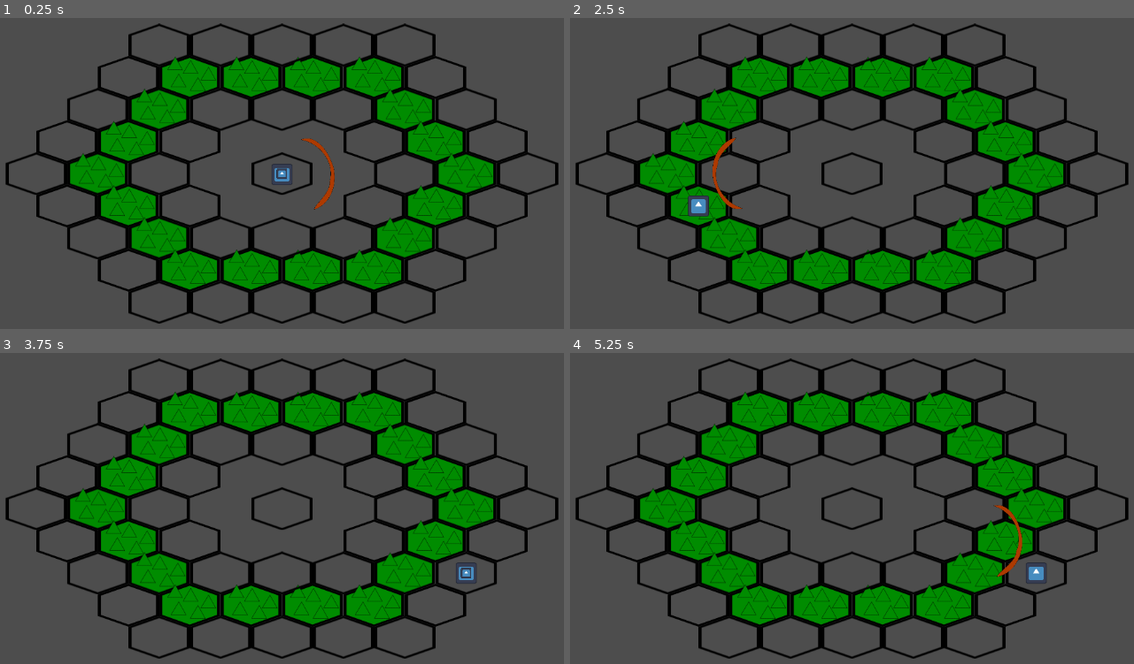
Above: before the commit, frames 1-4 (two rows, left to right).
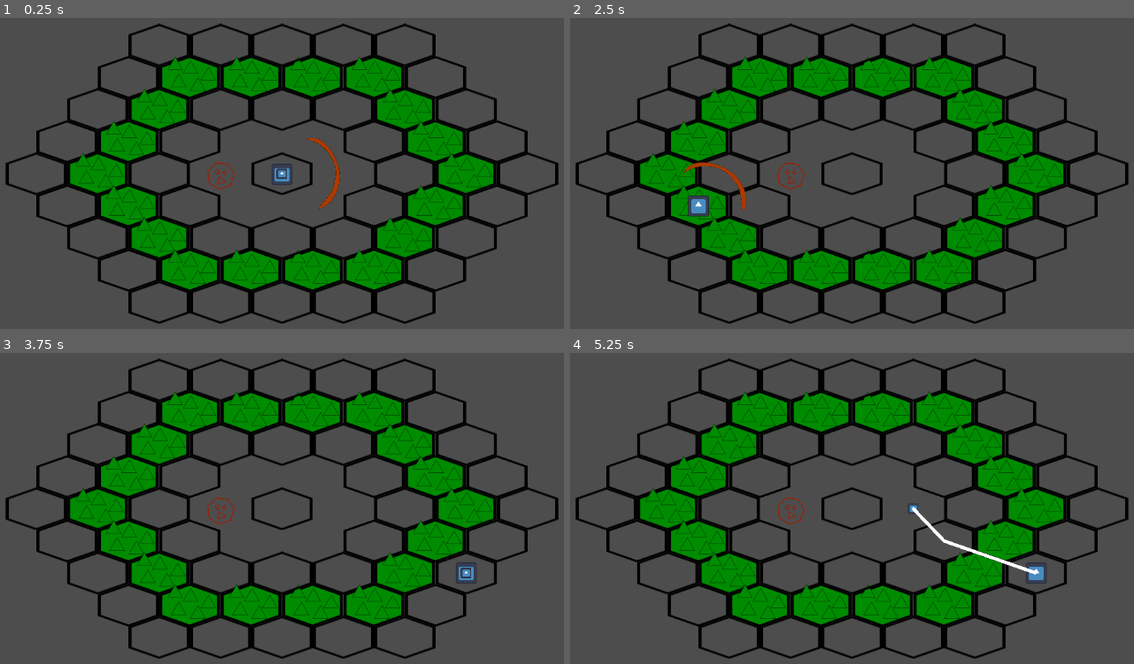
Above: after the commit, the same moments.

Repository: kestrel84/turn-based-thing
Game: Godot game, scene res://initial-scene.tscn
Same seed, same stepped clock (60 frames per second), same inputs: the game is played once before the commit and once after it. The engine's default icon, where the game draws it, is replaced by a stand-in: a white triangle on a blue panel in a dark square.
Inputs (mouse positions are in pixels of both pictures, inside the frame that each line leads up to):
- Up to frame 1 (0.25 s): no input
- Up to frame 2 (2.5 s): tap Enter at 0.5, 2 s; move the mouse to (1009, 164) at 0.52 s; tap Q (attack one) at 0.6, 2.3 s; click (1009, 164) at 0.8 s; tap Space at 1.25 s; move the mouse to (711, 204) at 1.27 s; click (711, 204) at 1.35 s; right-click (711, 204) at 1.55 s; move the mouse to (925, 95) at 2.02 s; right-click (925, 95) at 2.1 s
- Up to frame 3 (3.75 s): tap Space at 2.75 s; move the mouse to (248, 598) at 2.77 s; tap Q (attack one) at 2.85 s; click (248, 598) at 3.05 s; tap Enter at 3.5 s; move the mouse to (496, 580) at 3.52 s; click (496, 580) at 3.6 s
- Up to frame 4 (5.25 s): right-click (1066, 580) at 3.8 s; tap Space at 4.25 s; move the mouse to (637, 458) at 4.27 s; right-click (637, 458) at 4.35 s; tap Q (attack one) at 4.55, 5.1 s; move the mouse to (885, 520) at 5.02 s

The runs differ from the first frame. In frame 1, 0.5% of the frame differs, in the area x 36-61%, y 38-62%; in frame 2, 0.5%; in frame 3, less than 0.1%; in frame 4, 0.6%, in the area x 36-83%, y 46-73%.

Commit message:
added enemies which can get hit

Diff:
--- /dev/null
+++ b/enemy.gd
@@ -0,0 +1,14 @@
+extends Area2D
+
+
+# Called when the node enters the scene tree for the first time.
+func _ready() -> void:
+	pass # Replace with function body.
+
+
+# Called every frame. 'delta' is the elapsed time since the previous frame.
+func _process(delta: float) -> void:
+	pass
+
+func on_hit():
+	print("I got hit aah")
--- a/initial-scene.tscn
+++ b/initial-scene.tscn
@@ -10,6 +10,8 @@
 [ext_resource type="Script" uid="uid://btjoebdhuqayb" path="res://player.gd" id="6_pxju2"]
 [ext_resource type="Texture2D" uid="uid://bgqmh3wnypd2e" path="res://assets/attack.png" id="8_xeg3k"]
 [ext_resource type="Script" uid="uid://cdcriv0oixeuv" path="res://path.gd" id="9_l28mh"]
+[ext_resource type="Texture2D" uid="uid://cdurrkhishopm" path="res://assets/enemy.png" id="11_a6wsr"]
+[ext_resource type="Script" uid="uid://curo2qh8643gp" path="res://enemy.gd" id="11_im6mf"]
 
 [sub_resource type="TileSetAtlasSource" id="TileSetAtlasSource_1bbkd"]
 texture = ExtResource("1_viopr")
@@ -49,6 +51,9 @@
 sources/3 = SubResource("TileSetAtlasSource_l28mh")
 sources/4 = SubResource("TileSetAtlasSource_xeg3k")
 
+[sub_resource type="CircleShape2D" id="CircleShape2D_im6mf"]
+radius = 22.0
+
 [node name="Node2D" type="Node2D" unique_id=938107099]
 
 [node name="map" type="TileMapLayer" parent="." unique_id=1356303301]
@@ -63,11 +68,6 @@
 texture = ExtResource("5_oofev")
 script = ExtResource("6_pxju2")
 
-[node name="attack" type="Sprite2D" parent="player" unique_id=956043022]
-position = Vector2(214.8148, -9.259262)
-scale = Vector2(0.80864197, 0.80864197)
-texture = ExtResource("8_xeg3k")
-
 [node name="cursor" type="Sprite2D" parent="player" unique_id=1761886414]
 scale = Vector2(0.49189815, 0.49189815)
 texture = ExtResource("5_oofev")
@@ -76,3 +76,26 @@
 [node name="path" type="Line2D" parent="player/cursor" unique_id=517834555]
 width = 41.085
 script = ExtResource("9_l28mh")
+
+[node name="attack" type="Area2D" parent="player" unique_id=1530286748]
+position = Vector2(329.6296, -12.962963)
+
+[node name="attack sprite" type="Sprite2D" parent="player/attack" unique_id=956043022]
+position = Vector2(-85, 0)
+scale = Vector2(0.80864197, 0.80864197)
+texture = ExtResource("8_xeg3k")
+
+[node name="CollisionPolygon2D" type="CollisionPolygon2D" parent="player/attack" unique_id=2125764493]
+position = Vector2(-85, 0)
+polygon = PackedVector2Array(-96.296295, -200, -55.555542, -207.40741, -7.4074097, -188.88889, 40.740753, -144.44443, 85.18518, -62.96296, 103.703705, 22.222221, 85.18518, 111.111115, 37.03705, 188.88889, -18.518524, 218.51852, 18.518524, 162.96295, 62.96295, 107.40741, 74.074066, 40.740738, 81.481476, -18.518517, 59.259277, -77.77778, 14.814819, -144.44443, -55.555542, -192.59259, -96.296295, -200)
+
+[node name="enemy" type="Area2D" parent="." unique_id=1519383501]
+position = Vector2(-99.2, -13.775)
+script = ExtResource("11_im6mf")
+
+[node name="enemy sprite" type="Sprite2D" parent="enemy" unique_id=1451242318]
+scale = Vector2(0.14833334, 0.14833334)
+texture = ExtResource("11_a6wsr")
+
+[node name="CollisionShape2D" type="CollisionShape2D" parent="enemy" unique_id=217128363]
+shape = SubResource("CircleShape2D_im6mf")
--- a/player.gd
+++ b/player.gd
@@ -1,7 +1,7 @@
 extends Sprite2D
 
 @onready var map: TileMapLayer = $"../map"
-@onready var attack_hitbox: Sprite2D = $"attack"
+@onready var attack_hitbox: Area2D = $"attack"
 @onready var cursor: Sprite2D = $"cursor"
 
 var attacking: bool = false;
@@ -22,20 +22,21 @@
 			position = map.map_to_local(map.local_to_map(Vector2(mousepos.x, mousepos.y)))
 
 	if Input.is_action_just_pressed("attack one"):
-		trigger_attack()
+		if attacking:
+			cancel_attack()
+		else:
+			trigger_attack()
+
+	if Input.is_action_just_pressed("right click"):
+		if attacking:
+			cancel_attack()
 
 	if attacking:
 		var local_mouse_pos = to_local(mousepos)
 		var attack_pos = local_mouse_pos.normalized() * 222
 		var map_attack_pos = map.map_to_local(map.local_to_map(to_global(attack_pos)))
 		attack_hitbox.global_position = map_attack_pos
-		attack_hitbox.rotation = map_attack_pos.angle()
-		print(snappedf(map_attack_pos.angle(), 0.001))
-
-
-
-
-
+		attack_hitbox.rotation = to_local(map_attack_pos).angle()
 
 func trigger_attack():
 	print("triggering attack")
@@ -43,8 +44,19 @@
 	cursor.visible = false
 	attack_hitbox.visible = true
 
-func attack():
-	print("attacking")
+func cancel_attack():
+	print("cancel attack")
 	attacking = false
 	cursor.visible = true
 	attack_hitbox.visible = false
+
+func attack():
+	print("attacking")
+	print("enemies hit: ")
+	var enemies = attack_hitbox.get_overlapping_areas()
+	if len(enemies) > 0 && enemies[0].get_script():
+		enemies[0].on_hit()
+	print(enemies)
+	attacking = false
+	cursor.visible = true
+	attack_hitbox.visible = false
--- a/project.godot
+++ b/project.godot
@@ -27,6 +27,11 @@
 "events": [Object(InputEventKey,"resource_local_to_scene":false,"resource_name":"","device":-1,"window_id":0,"alt_press …(192 unchanged characters)…
 ]
 }
+"right click"={
+"deadzone": 0.2,
+"events": [Object(InputEventMouseButton,"resource_local_to_scene":false,"resource_name":"","device":-1,"window_id":0,"alt_pressed":false,"shift_pressed":false,"ctrl_pressed":false,"meta_pressed":false,"button_mask":2,"position":Vector2(116, 6),"global_position":Vector2(125, 54),"factor":1.0,"button_index":2,"canceled":false,"pressed":true,"double_click":false,"script":null)
+]
+}
 
 [physics]
 
Binary file added: assets/enemy.png
Not shown, added: assets/enemy.png.import
Not shown, added: enemy.gd.uid
